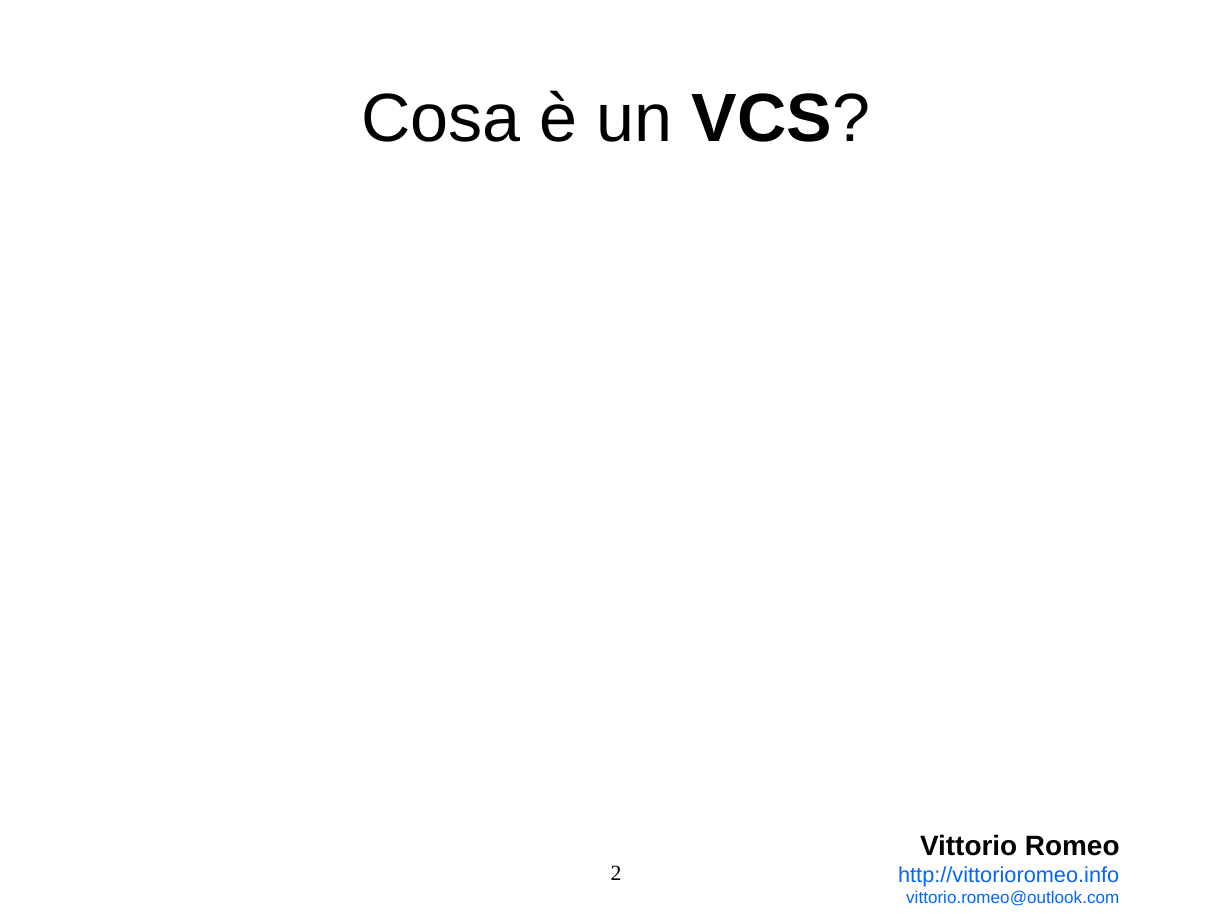
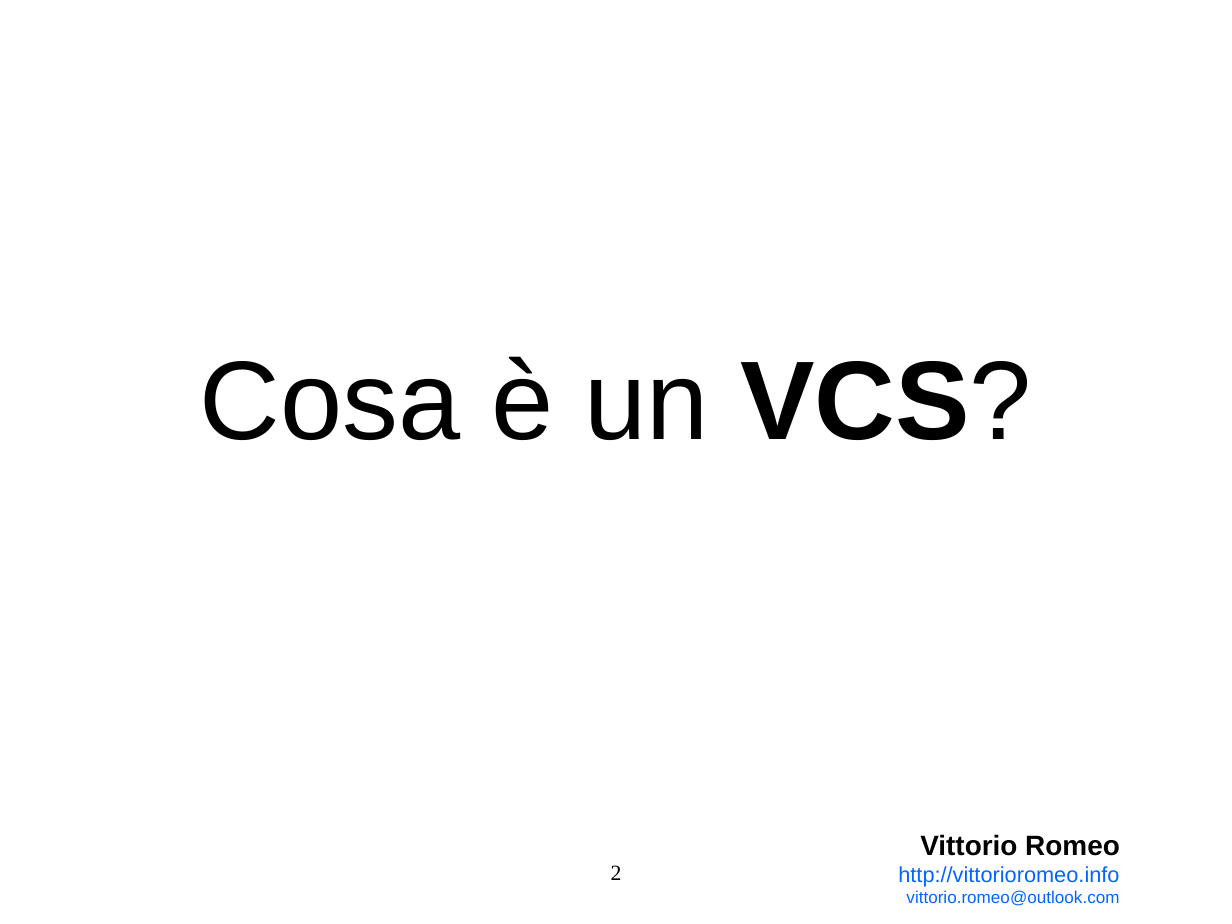
Before and after one commit to vittorioromeo/linuxDay2014, a slide deck: slide 2 of presentation.odp. Drawn at 1232x924 pixels with LibreOffice and Linux fonts; fonts in the diff are those of the drawing; background and template pictures are left out. Boxes give left, top, right and bottom in pixels: in the first picture for what was removed or moved away, otherwise in the second. Text is boxed around its words. In the diff, an @@ line names an element or a change of style, - is before the commit and + after.

```diff
--- a/presentation.odp
+++ b/presentation.odp
@@ subtitle "Cosa è un VCS?" at (200,356,1032,440): size 44 to 72 pt @@
```
Also in this commit, not shown: 4 other slides changed, 12 slides added, 10 slides removed, 13 other files.
